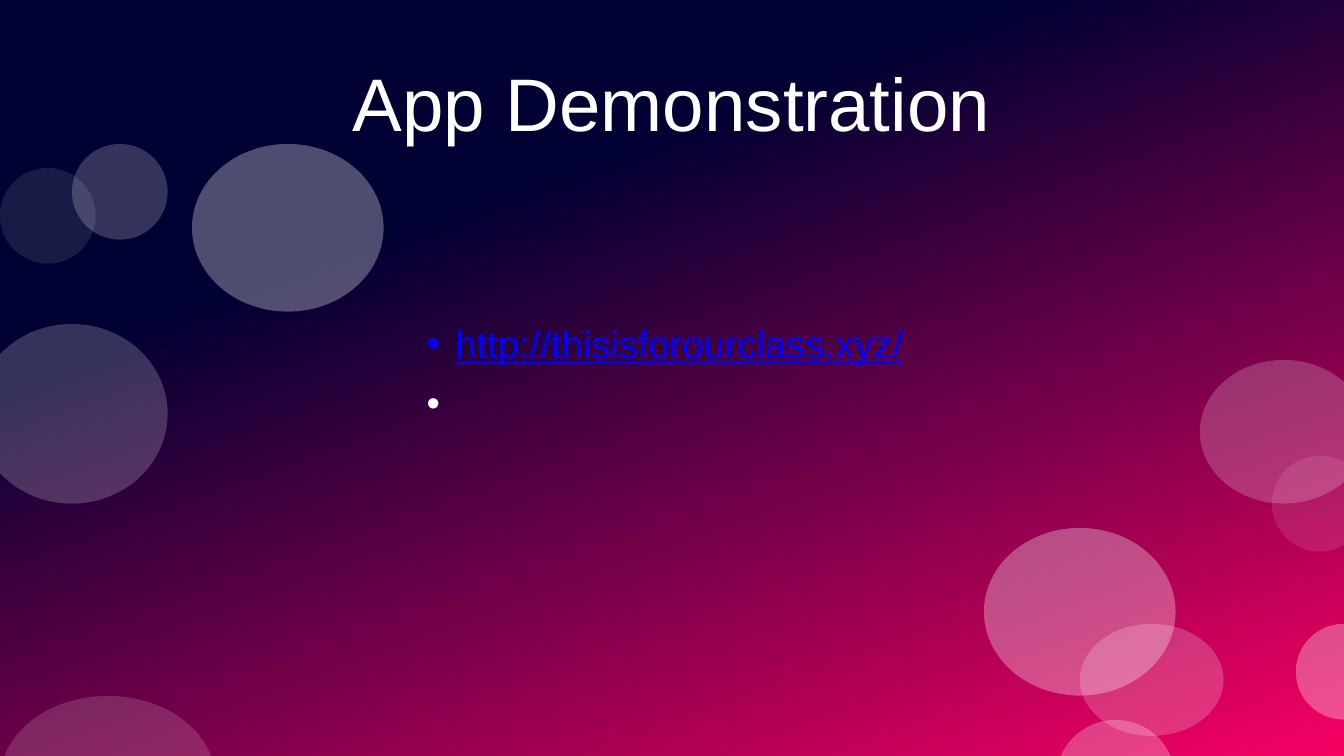
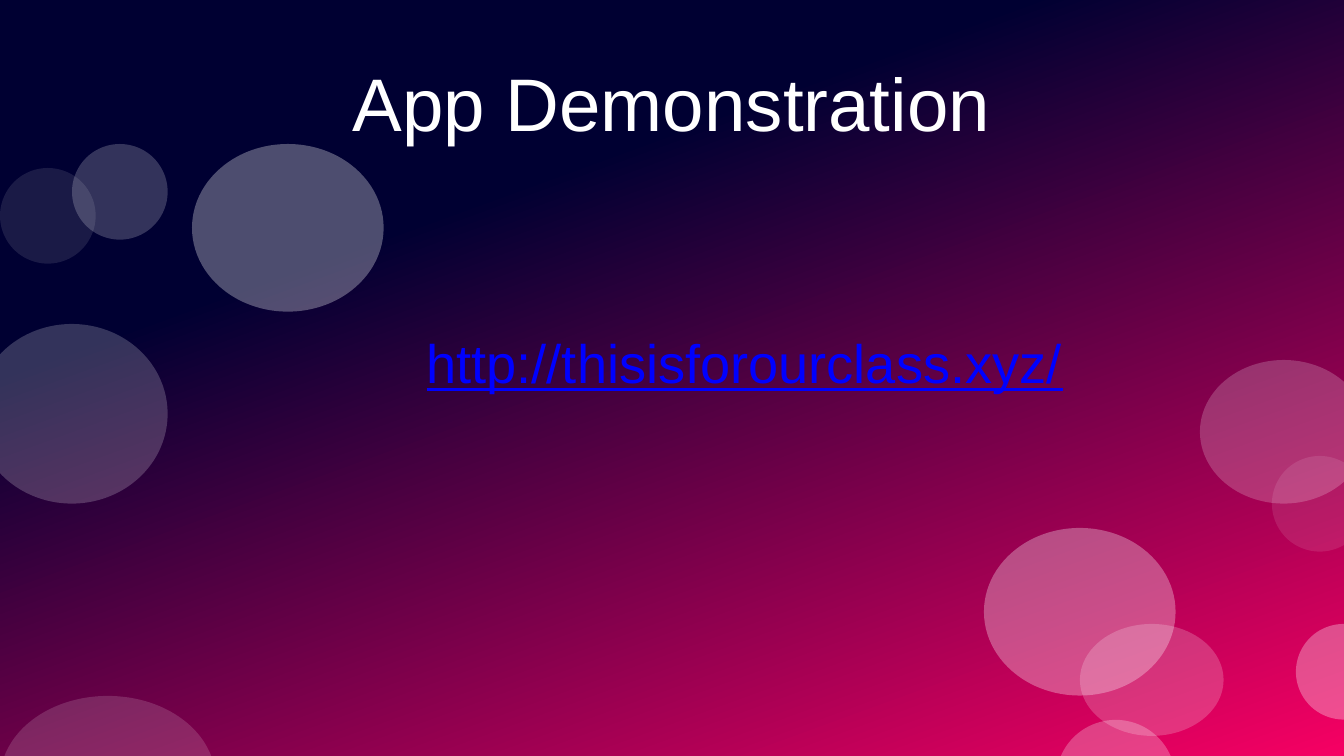
Before and after one commit to PrototypeProto/COP_4331_Small-Project, a slide deck: slide 21 of Pres.pptx. Drawn at 1344x756 pixels with LibreOffice and Linux fonts; fonts in the diff are those of the drawing. Boxes give left, top, right and bottom in pixels: in the first picture for what was removed or moved away, otherwise in the second. Text is boxed around its words. In the diff, an @@ line names an element or a change of style, - is before the commit and + after.

```diff
--- a/Pres.pptx
+++ b/Pres.pptx
@@ text "http://thisisforourclass.xyz/" at [427,341,1062,392]: size 22.6 to 32 pt; bullet • to none; line spacing 0.8 to 1 @@
```
Also in this commit, not shown: 14 other slides changed, 2 slides added, 2 slides removed.
